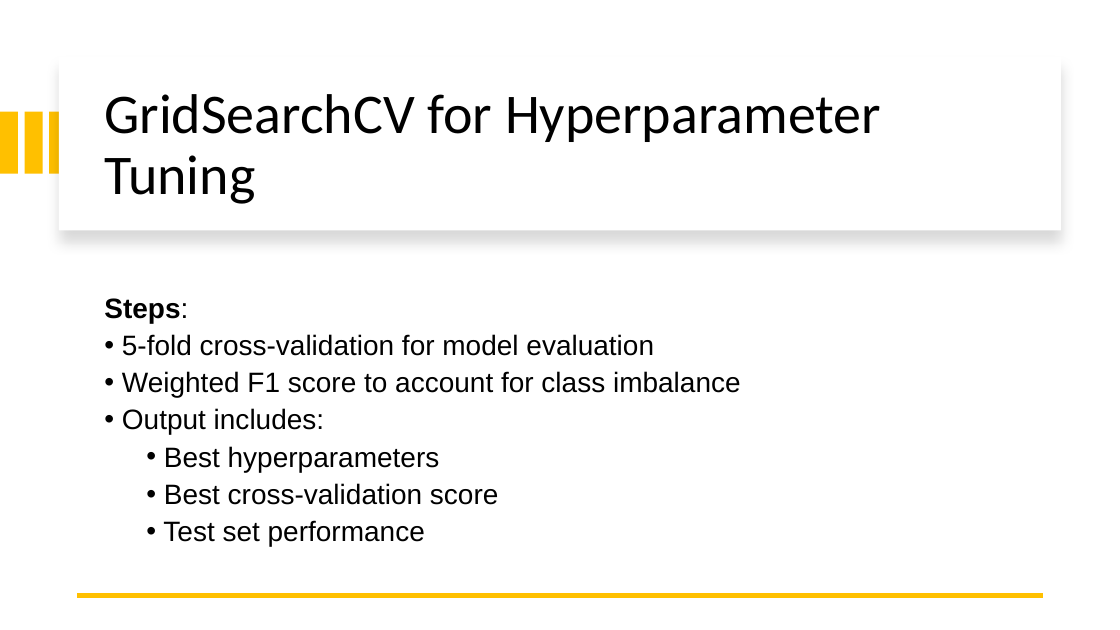
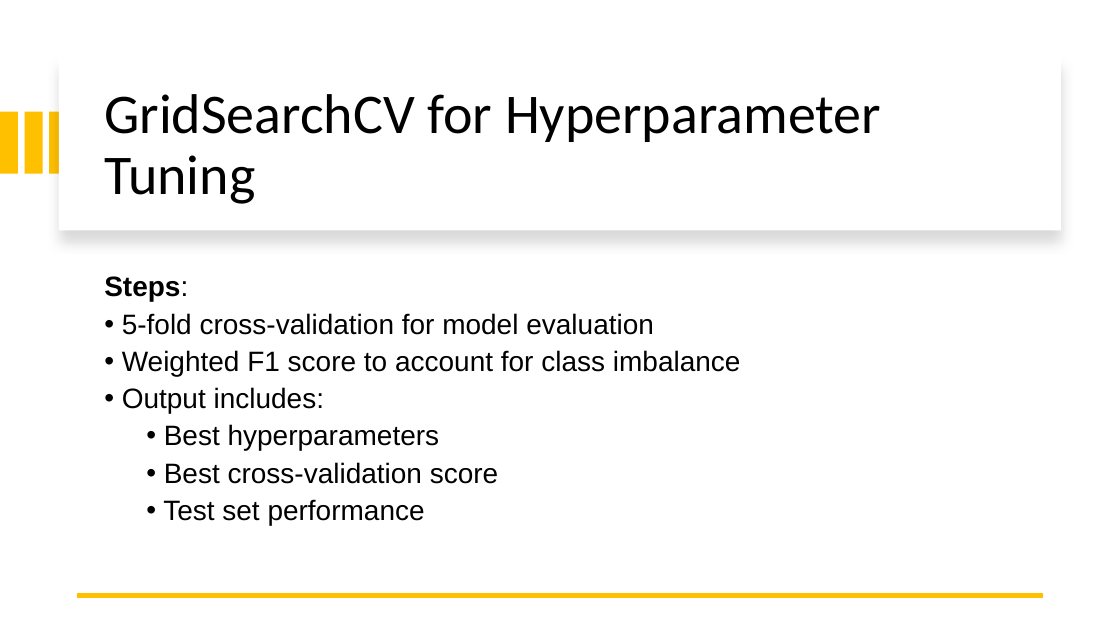
Before and after one commit to ileontios03/EPL448_Project, a slide deck: slide 25 of presentation.pptx. Drawn at 1120x630 pixels with LibreOffice and Linux fonts; fonts in the diff are those of the drawing. Boxes give left, top, right and bottom in pixels: in the first picture for what was removed or moved away, otherwise in the second. Text is boxed around its words. In the diff, an @@ line names an element or a change of style, - is before the commit and + after.

```diff
--- a/presentation.pptx
+++ b/presentation.pptx
@@ text "Steps:": place and size @@
-text "Steps:" at [104, 298, 741, 546]
+text "Steps:" at [104, 276, 741, 525]
```
Also in this commit, not shown: 2 other slides changed.
